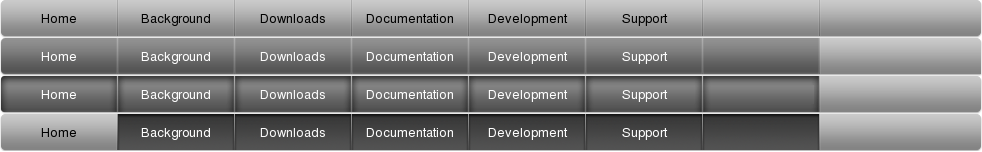
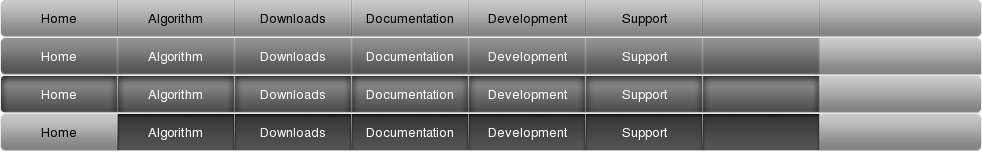
Revision of a layered 982 × 152 image; what changed, layer by layer:
painted on "...#3" over [141, 128, 210, 140]
painted on "...#2" over [141, 90, 210, 102]
painted on "...#1" over [141, 52, 210, 64]
painted on "..." over [141, 14, 210, 26]
